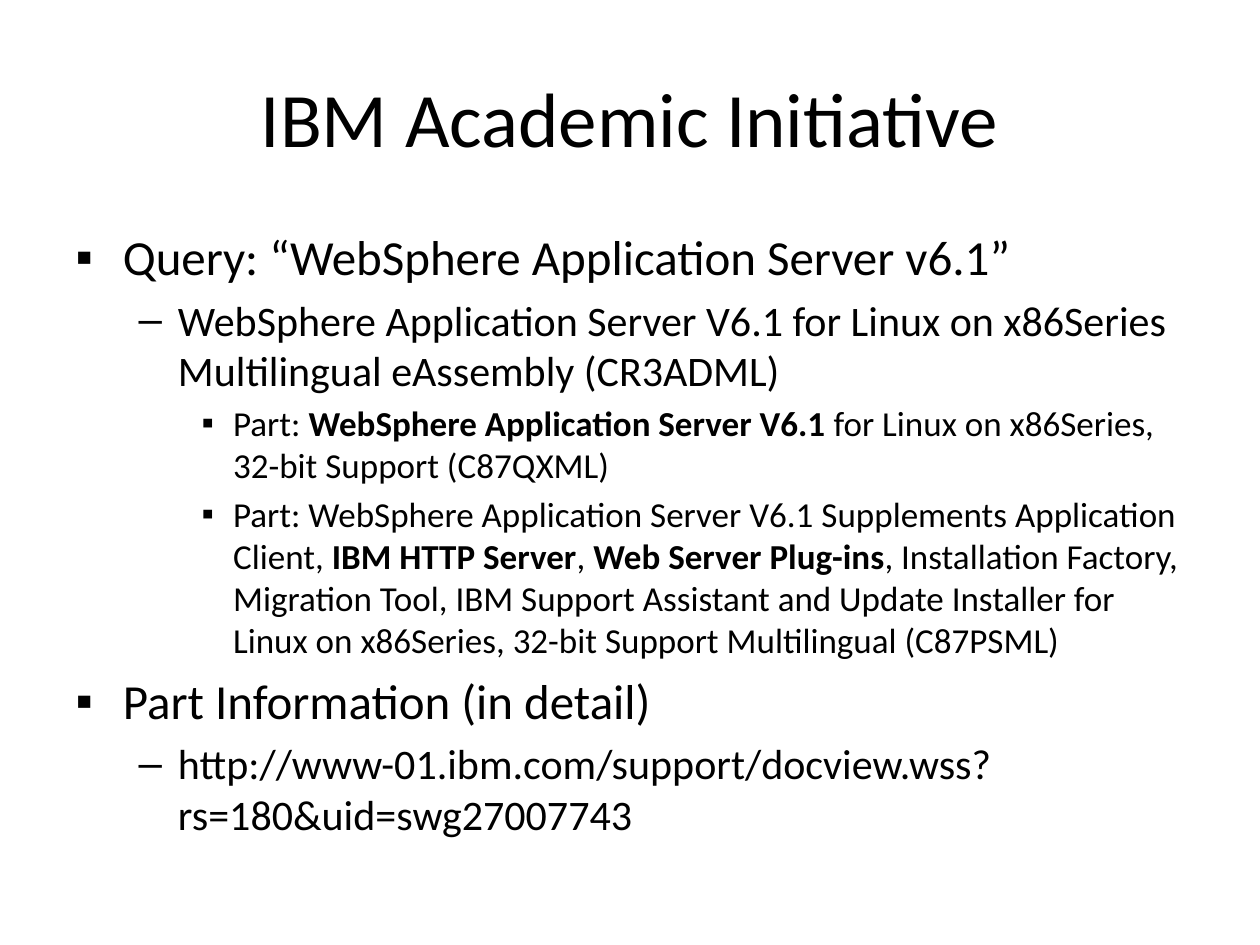
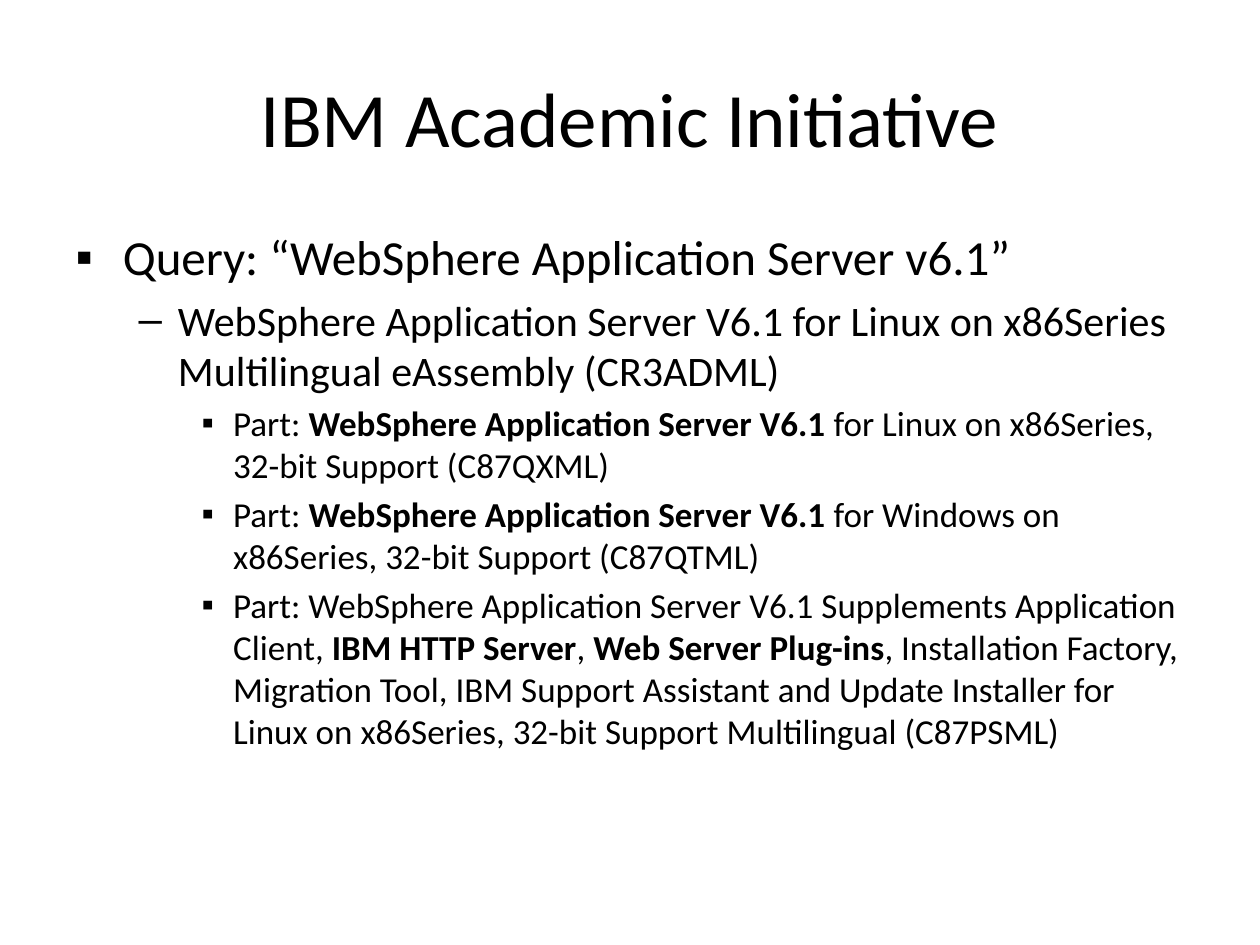
Before and after one commit to wsgan001/asegrp, a slide deck: slide 3 of papers/DRCPA/docs/PerfTest - Setup (WSAS).pptx. Drawn at 1260x945 pixels with LibreOffice and Linux fonts; fonts in the diff are those of the drawing. Boxes give left, top, right and bottom in pixels: in the first picture for what was removed or moved away, otherwise in the second. Text is boxed around its words. In the diff, an @@ line names an element or a change of style, - is before the commit and + after.

```diff
--- a/papers/DRCPA/docs/PerfTest - Setup (WSAS).pptx
+++ b/papers/DRCPA/docs/PerfTest - Setup (WSAS).pptx
@@ text at [233,502,1060,575]: paragraph added @@
+    ▪ Part: WebSphere Application Server V6.1 for Windows on x86Series, 32-bit Support (C87QTML)
@@ text at [123,683,991,838]: paragraphs removed @@
-▪ Part Information (in detail)
-  – http://www-01.ibm.com/support/docview.wss?rs=180&uid=swg27007743
```
Also in this commit, not shown: 3 other slides changed, 2 slides added, 7 other files.
